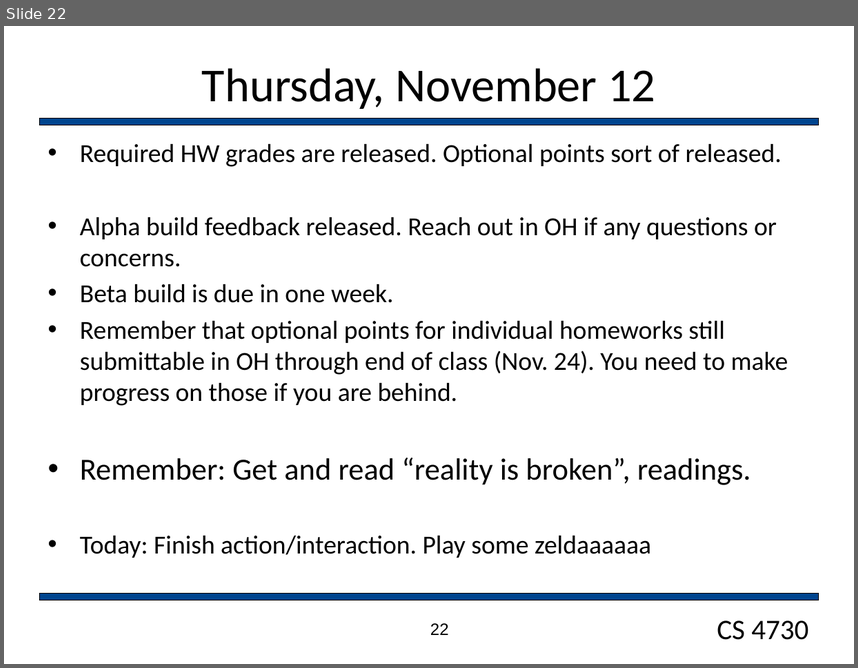
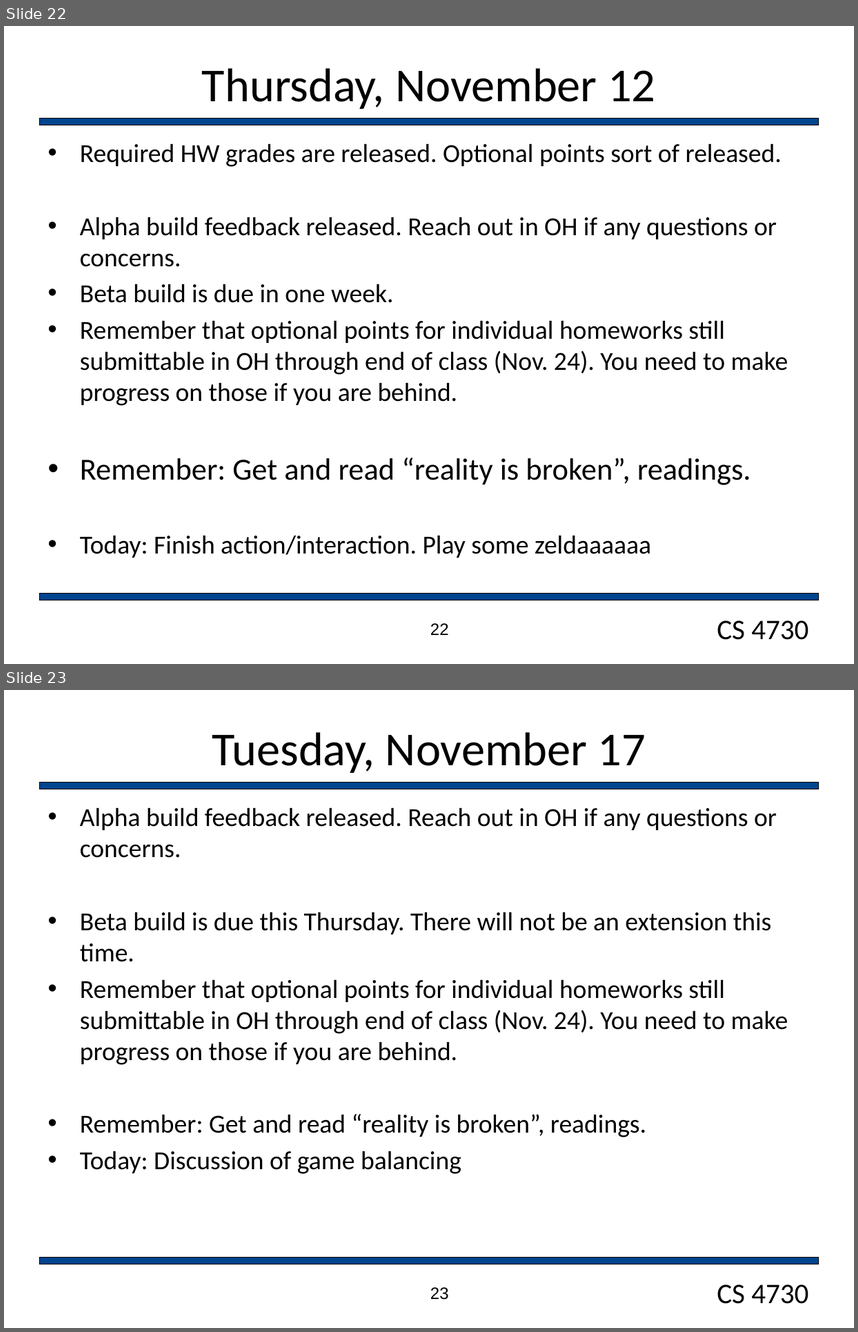
Before and after one commit to markfloryan/gamedesign, a slide deck: slides/dailyAnnouncements.pptx. Shown one above the other, each under a label of ours: slide 22 before the commit, slides 22 and 23 after it. The pictures are 858x668 and 858x1332 pixels, drawn with LibreOffice and Linux fonts; fonts in the diff are those of the drawing; background and template pictures are left out. Boxes give left, top, right and bottom in pixels: in the first picture for what was removed or moved away, otherwise in the second. Text is boxed around its words. In the diff, an @@ line names an element or a change of style, - is before the commit and + after.

```diff
--- a/slides/dailyAnnouncements.pptx
+++ b/slides/dailyAnnouncements.pptx
@@ slide 23 added at (4,690,854,1328), background #FFFFFF; not listed: 3 template elements that a slide beside it also shows @@
@@ title added at (212,732,646,773), 40 pt, text #000000 @@
+Tuesday, November 17
@@ text added at (80,808,789,1174), 22 pt, text #000000 @@
+• Alpha build feedback released. Reach out in OH if any questions or concerns.
+• Beta build is due this Thursday. There will not be an extension this time.
+• Remember that optional points for individual homeworks still submittable in OH through end of class (Nov. 24). You need to make progress on those if you are behind.
+• Remember: Get and read “reality is broken”, readings.
+• Today: Discussion of game balancing
@@ page number added at (430,1287,449,1299), 14 pt, text #000000 @@
+23
```
Also in this commit, not shown: 2 other slides added, 5 other files.
